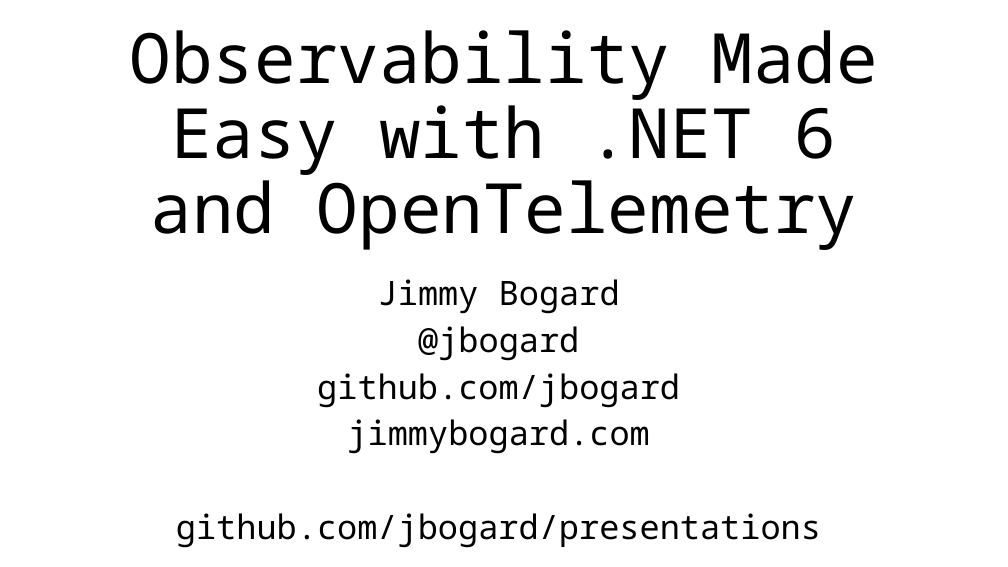
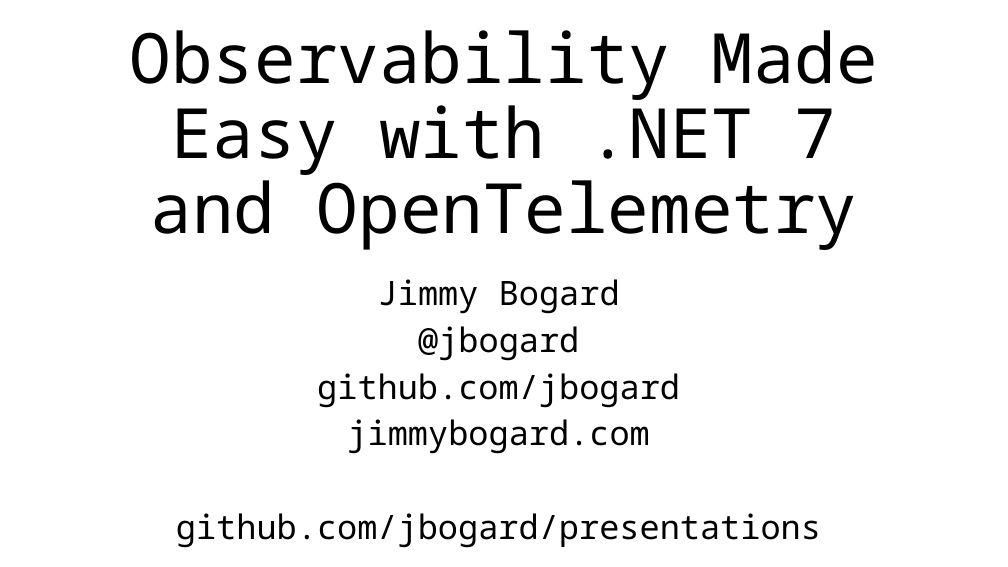
Before and after one commit to jbogard/presentations, a slide deck: slide 12 of DistributedTracing/ObservabilityMadeEasyWithOTelAndDotNet6.pptx (slide 8 before the commit). Drawn at 1008x567 pixels with LibreOffice and Linux fonts; fonts in the diff are those of the drawing. Boxes give left, top, right and bottom in pixels: in the first picture for what was removed or moved away, otherwise in the second. Text is boxed around its words. In the diff, an @@ line names an element or a change of style, - is before the commit and + after.

```diff
--- a/DistributedTracing/ObservabilityMadeEasyWithOTelAndDotNet6.pptx
+++ b/DistributedTracing/ObservabilityMadeEasyWithOTelAndDotNet6.pptx
@@ title at box(130, 30, 878, 250): text changed @@
-Observability Made Easy with .NET 6 and OpenTelemetry
+Observability Made Easy with .NET 7 and OpenTelemetry
```
Also in this commit, not shown: 2 other slides changed, 4 slides added, 1 other file.
